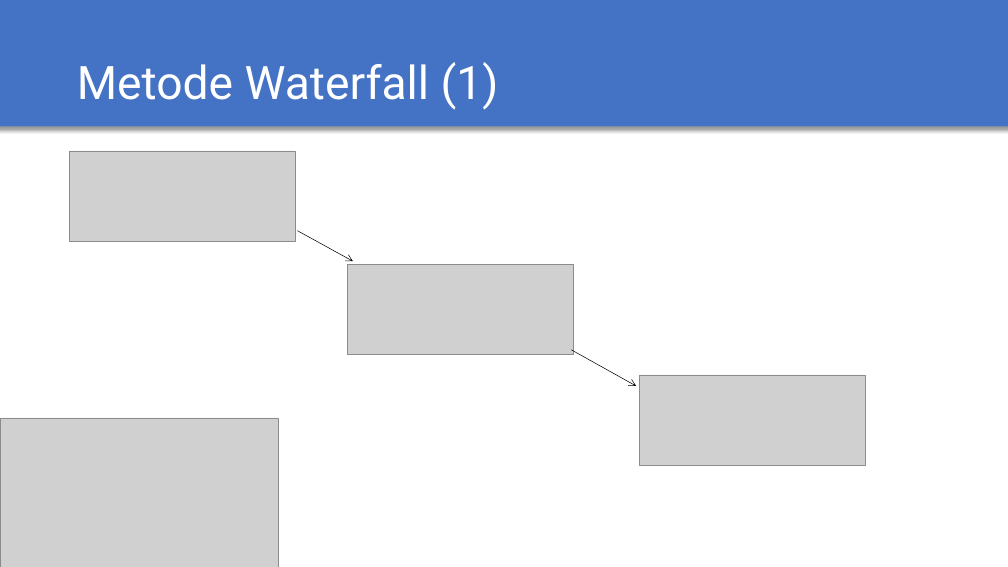
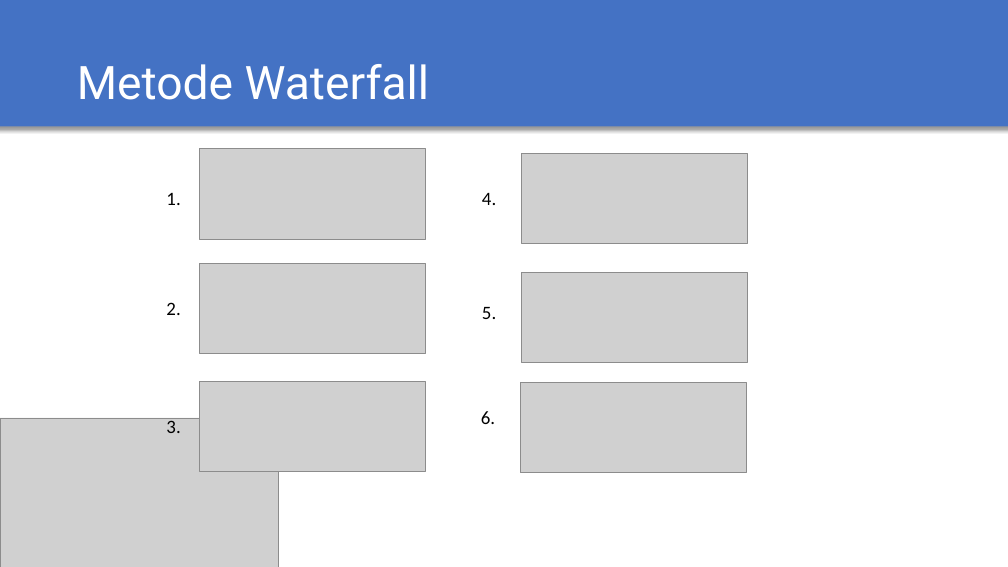
Before and after one commit to adasoraninda/slide-TA, a slide deck: slide 4 of presentasi-TA.pptx. Drawn at 1008x567 pixels with LibreOffice and Linux fonts; fonts in the diff are those of the drawing; grey boxes stand for pictures. Boxes give left, top, right and bottom in pixels: in the first picture for what was removed or moved away, otherwise in the second. Text is boxed around its words. In the diff, an @@ line names an element or a change of style, - is before the commit and + after.

Commit message:
update

```diff
--- a/presentasi-TA.pptx
+++ b/presentasi-TA.pptx
@@ title at <box>77,64,429,100</box>: text changed @@
-Metode Waterfall (1)
+Metode Waterfall
@@ picture: place and size @@
-picture at <box>70,151,296,241</box>
+picture at <box>200,149,426,239</box>
@@ picture added at <box>522,153,748,243</box> @@
@@ text added at <box>166,193,180,205</box>, 18 pt, text #000000 @@
+1.
@@ text added at <box>482,193,496,205</box>, 18 pt, text #000000 @@
+4.
@@ arrow removed from (298, 231) to (353, 262) @@
@@ picture: place and size @@
-picture at <box>348,265,574,355</box>
+picture at <box>200,263,426,353</box>
@@ picture added at <box>522,272,748,362</box> @@
@@ text added at <box>166,302,180,315</box>, 18 pt, text #000000 @@
+2.
@@ text added at <box>482,307,496,319</box>, 18 pt, text #000000 @@
+5.
@@ arrow removed from (572, 350) to (636, 386) @@
@@ picture: place and size @@
-picture at <box>640,375,866,465</box>
+picture at <box>200,382,426,472</box>
@@ picture added at <box>520,383,746,473</box> @@
@@ text added at <box>166,418,180,433</box>, 18 pt, text #000000 @@
+3.
@@ text added at <box>481,411,495,424</box>, 18 pt, text #000000 @@
+6.
```
Also in this commit, not shown: 1 slide removed.
